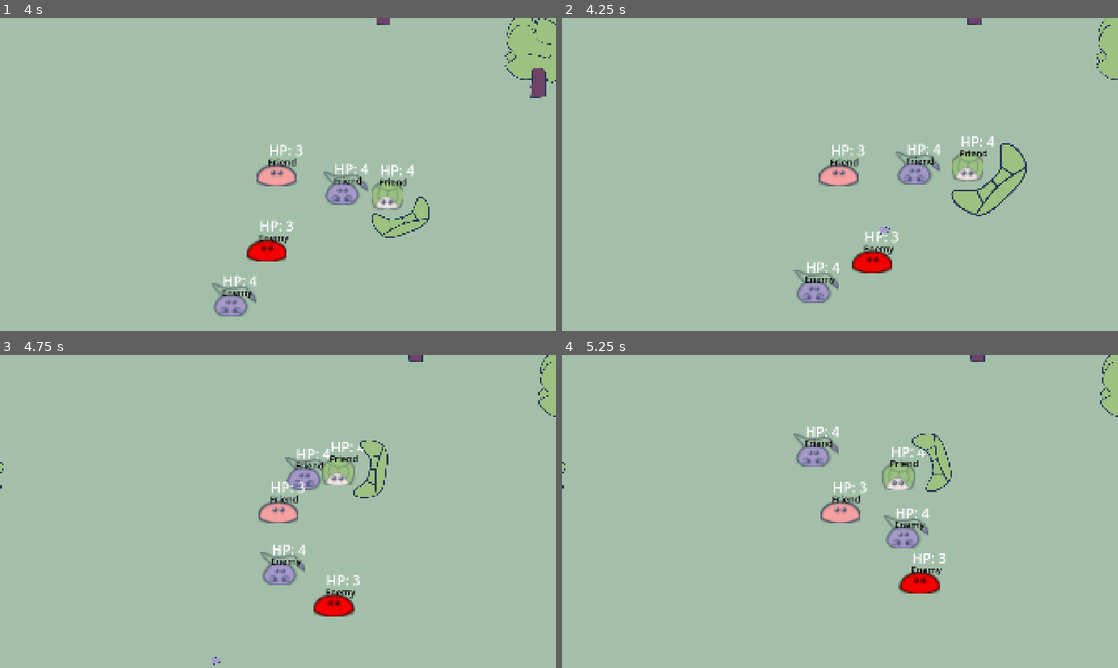
Above: before the commit, frames 1-4 (two rows, left to right).
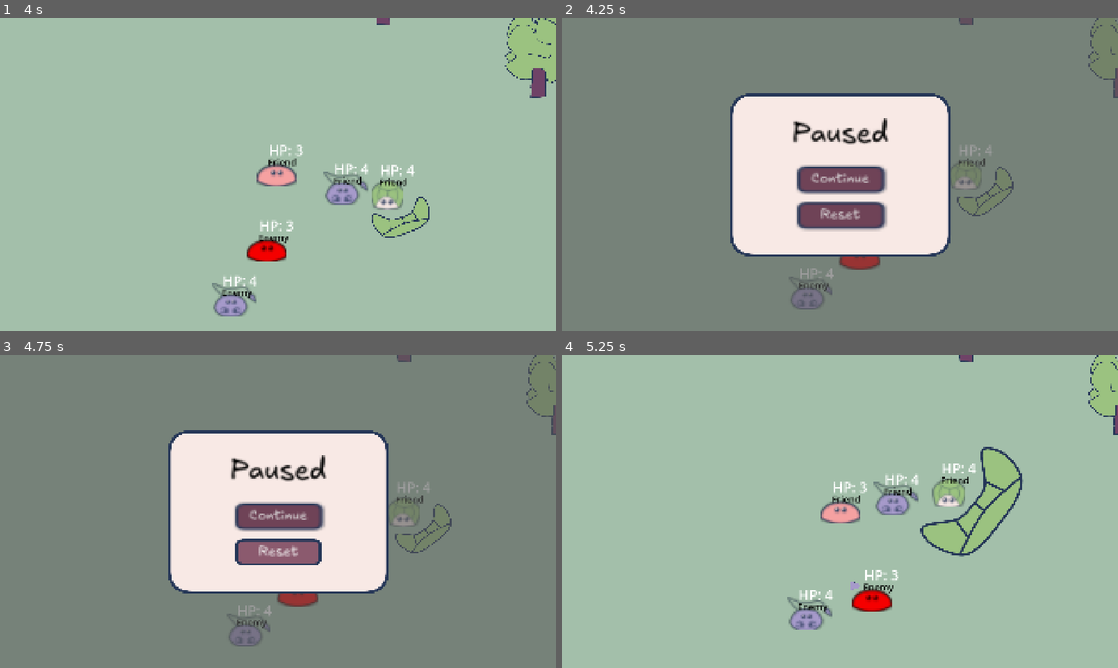
Above: after the commit, the same moments.

Repository: rinevard/SwarmSurge
Game: Godot game, scene res://scenes/main.tscn
The game is run twice, just before and just after one commit, with the same random seed, the same clock (stepped at 60 frames per second) and the same inputs.
Inputs (mouse positions are in pixels of both pictures, inside the frame that each line leads up to):
- Up to frame 1 (4 s): hold D (right) 0.53-1.28 s; hold S (down) 1.28-2.03 s; hold D (right) 2.03-2.78 s; hold W (up) 2.78-3.53 s; hold A (left) from 3.53 s (still down)
- Up to frame 2 (4.25 s): keep holding A (left); tap Escape (pause, bound only after the commit) at 4.15 s
- Up to frame 3 (4.75 s): release A (left) at 4.25 s; click (278, 552) at 4.25 s, where only the run after the commit has a clickable "Reset"
- Up to frame 4 (5.25 s): click (840, 514) at 5 s, where only the run after the commit has a clickable "Continue"

Frame 1 is identical in both runs. In frame 2, 100% of the frame differs, in the area x 0-100%, y 0-100%; in frame 3, 100%; in frame 4, 8.7%.

Commit message:
游戏暂停逻辑

Diff:
--- a/project.godot
+++ b/project.godot
@@ -51,6 +51,11 @@
 , Object(InputEventKey,"resource_local_to_scene":false,"resource_name":"","device":-1,"window_id":0,"alt_pressed":false …(186 unchanged characters)…
 ]
 }
+pause={
+"deadzone": 0.2,
+"events": [Object(InputEventKey,"resource_local_to_scene":false,"resource_name":"","device":-1,"window_id":0,"alt_pressed":false,"shift_pressed":false,"ctrl_pressed":false,"meta_pressed":false,"pressed":false,"keycode":0,"physical_keycode":4194305,"key_label":0,"unicode":0,"location":0,"echo":false,"script":null)
+]
+}
 
 [layer_names]
 
--- a/scenes/main.tscn
+++ b/scenes/main.tscn
@@ -1,6 +1,7 @@
-[gd_scene load_steps=3 format=3 uid="uid://yel15k7lcms3"]
+[gd_scene load_steps=4 format=3 uid="uid://yel15k7lcms3"]
 
 [ext_resource type="Script" uid="uid://dlweylyt5upyd" path="res://scripts/main.gd" id="1_0wfyh"]
+[ext_resource type="PackedScene" uid="uid://1eymsm54kac0" path="res://scenes/pause_menu.tscn" id="3_sugp2"]
 [ext_resource type="PackedScene" uid="uid://c1r25yahmaosa" path="res://scenes/game.tscn" id="4_jyhfs"]
 
 [node name="Main" type="Node2D"]
@@ -11,3 +12,8 @@
 metadata/_edit_lock_ = true
 
 [node name="CanvasLayer" type="CanvasLayer" parent="."]
+
+[node name="PauseMenu" parent="CanvasLayer" instance=ExtResource("3_sugp2")]
+
+[connection signal="pause_clicked" from="CanvasLayer/PauseMenu" to="." method="_on_pause_menu_pause_clicked"]
+[connection signal="reset_game" from="CanvasLayer/PauseMenu" to="." method="_on_pause_menu_reset_game"]
--- a/scenes/pause_menu.tscn
+++ b/scenes/pause_menu.tscn
@@ -1,11 +1,12 @@
-[gd_scene load_steps=5 format=3 uid="uid://1eymsm54kac0"]
+[gd_scene load_steps=6 format=3 uid="uid://1eymsm54kac0"]
 
-[ext_resource type="Texture2D" uid="uid://dcx2oxfar2x1" path="res://assets/art/menu.png" id="1_2hgiw"]
-[ext_resource type="PackedScene" uid="uid://c3dxa4d5qober" path="res://scenes/my_button.tscn" id="2_l76ww"]
-[ext_resource type="PackedScene" uid="uid://8nfdqe4dxm7d" path="res://scenes/my_label.tscn" id="3_msqo0"]
+[ext_resource type="Script" uid="uid://bl4voo04ep6cc" path="res://scripts/pause_menu.gd" id="1_5d2l8"]
+[ext_resource type="Texture2D" uid="uid://dcx2oxfar2x1" path="res://assets/art/menu.png" id="2_7l7mv"]
+[ext_resource type="PackedScene" uid="uid://8nfdqe4dxm7d" path="res://scenes/my_label.tscn" id="3_v4r4p"]
+[ext_resource type="PackedScene" uid="uid://c3dxa4d5qober" path="res://scenes/my_button.tscn" id="4_1s2dm"]
 
 [sub_resource type="StyleBoxTexture" id="StyleBoxTexture_l76ww"]
-texture = ExtResource("1_2hgiw")
+texture = ExtResource("2_7l7mv")
 
 [node name="PauseMenu" type="Control"]
 layout_mode = 3
@@ -15,6 +16,16 @@
 grow_horizontal = 2
 grow_vertical = 2
 mouse_filter = 2
+script = ExtResource("1_5d2l8")
+
+[node name="ColorRect" type="ColorRect" parent="."]
+layout_mode = 1
+anchors_preset = 15
+anchor_right = 1.0
+anchor_bottom = 1.0
+grow_horizontal = 2
+grow_vertical = 2
+color = Color(0.34, 0.34, 0.34, 0.588235)
 
 [node name="Panel" type="Panel" parent="."]
 layout_mode = 1
@@ -67,14 +78,17 @@
 custom_minimum_size = Vector2(0, 10)
 layout_mode = 2
 
-[node name="ContinueButton" parent="Panel/VBoxContainer" instance=ExtResource("2_l76ww")]
+[node name="ContinueButton" parent="Panel/VBoxContainer" instance=ExtResource("4_1s2dm")]
 custom_minimum_size = Vector2(340, 120)
 layout_mode = 2
 theme_override_font_sizes/font_size = 48
 text = "Continue"
 
-[node name="ResetButton" parent="Panel/VBoxContainer" instance=ExtResource("2_l76ww")]
+[node name="ResetButton" parent="Panel/VBoxContainer" instance=ExtResource("4_1s2dm")]
 custom_minimum_size = Vector2(340, 120)
 layout_mode = 2
 theme_override_font_sizes/font_size = 48
 text = "Reset"
+
+[connection signal="pressed" from="Panel/VBoxContainer/ContinueButton" to="." method="_on_continue_button_pressed"]
+[connection signal="pressed" from="Panel/VBoxContainer/ResetButton" to="." method="_on_reset_button_pressed"]
--- a/scripts/creatures/enemy_master.gd
+++ b/scripts/creatures/enemy_master.gd
@@ -24,6 +24,8 @@
 	Global.enemy_masters.append(self)
 
 func _physics_process(delta: float) -> void:
+	if Global.game_paused:
+		return
 	_update_swarm_parts_and_enemies()
 	tmp_update_label()
 
--- a/scripts/creatures/swarm_master.gd
+++ b/scripts/creatures/swarm_master.gd
@@ -19,6 +19,8 @@
 	Global.player_master = self
 
 func _physics_process(delta: float) -> void:
+	if Global.game_paused:
+		return
 	tmp_update_label()
 	_update_swarm_parts_and_enemies()
 
--- a/scripts/creatures/swarm_part.gd
+++ b/scripts/creatures/swarm_part.gd
@@ -29,6 +29,8 @@
 	weight_center_force = WEIGHT_CENTER_FORCE * randf_range(0.5, 1.5)
 
 func _physics_process(delta: float) -> void:
+	if Global.game_paused:
+		return
 	tmp_update_label()
 	if group == Global.GROUP.NEUTRAL:
 		return
--- a/scripts/creatures/turtle.gd
+++ b/scripts/creatures/turtle.gd
@@ -15,6 +15,8 @@
 
 ## override, 转动龟壳使其在 master 到自己的连线的射线上
 func _physics_process(delta: float) -> void:
+	if Global.game_paused:
+		return
 	super(delta)
 	_rotate_shield(delta)
 
--- a/scripts/hedgehog_stab.gd
+++ b/scripts/hedgehog_stab.gd
@@ -34,6 +34,8 @@
 	return stab
 
 func _physics_process(delta: float) -> void:
+	if Global.game_paused:
+		return
 	live_time += delta
 	velocity = origin_velocity.lerp(Vector2.ZERO, live_time / LIFE_TIME)
 	if live_time >= LIFE_TIME:
--- a/scripts/main.gd
+++ b/scripts/main.gd
@@ -1 +1,29 @@
 extends Node2D
+
+@onready var pause_menu: PauseMenu = $CanvasLayer/PauseMenu
+@onready var game: Game = $Game
+
+const GAME = preload("res://scenes/game.tscn")
+
+func _ready() -> void:
+	pause_menu.hide()
+
+func _input(event: InputEvent) -> void:
+	if event.is_action_pressed("pause"):
+		_toggle_pause()
+
+func _toggle_pause() -> void:
+	Global.game_paused = not Global.game_paused
+	pause_menu.visible = Global.game_paused
+	Engine.time_scale = 0.0 if Global.game_paused else 1.0
+	Input.set_mouse_mode(Input.MOUSE_MODE_VISIBLE if Global.game_paused else Input.MOUSE_MODE_CAPTURED)
+	if Global.game_paused:
+		pause_menu.show()
+	else:
+		pause_menu.hide()
+
+func _on_pause_menu_pause_clicked() -> void:
+	_toggle_pause()
+
+func _on_pause_menu_reset_game() -> void:
+	pass
--- /dev/null
+++ b/scripts/pause_menu.gd
@@ -0,0 +1,11 @@
+extends Control
+class_name PauseMenu
+
+signal pause_clicked()
+signal reset_game()
+
+func _on_continue_button_pressed() -> void:
+	pause_clicked.emit()
+
+func _on_reset_button_pressed() -> void:
+	reset_game.emit()
--- a/scripts/scorp_bullet.gd
+++ b/scripts/scorp_bullet.gd
@@ -32,6 +32,8 @@
 	return bullet
 
 func _physics_process(delta: float) -> void:
+	if Global.game_paused:
+		return
 	live_time += delta
 	if live_time >= LIFE_TIME:
 		call_deferred("queue_free")
Not shown: 1 places in scenes/pause_menu.tscn that only renumber resources
Not shown, added: scripts/pause_menu.gd.uid
